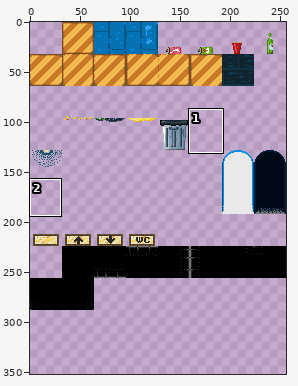
One commit to this sprite sheet: assets/sprites/basetiles.png. Above: a wide view before the commit, with the close-up outlined.
Close-up. Before the commit:
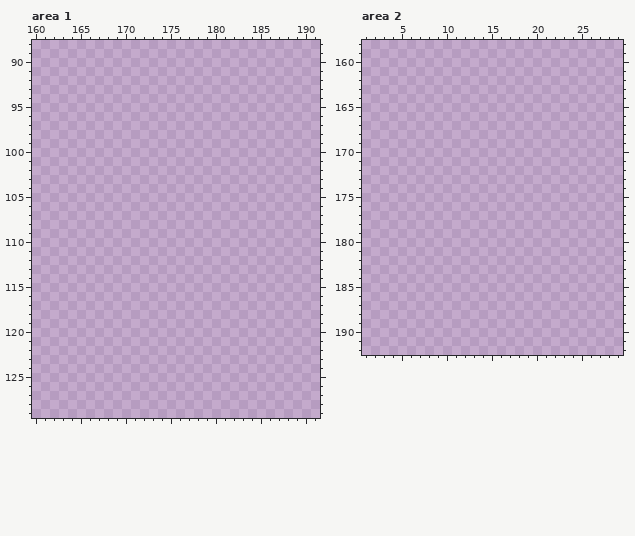
The file is 256x288 pixels. Colours within 5 levels of each other are drawn and written as one. Shown: area 1: x 160..191, y 88..129; area 2: x 1..29, y 158..192. The old version is drawn lined up with the new one, on the new canvas. The commit also changed other parts of the picture, which this record leaves out.
The same view after the edit:
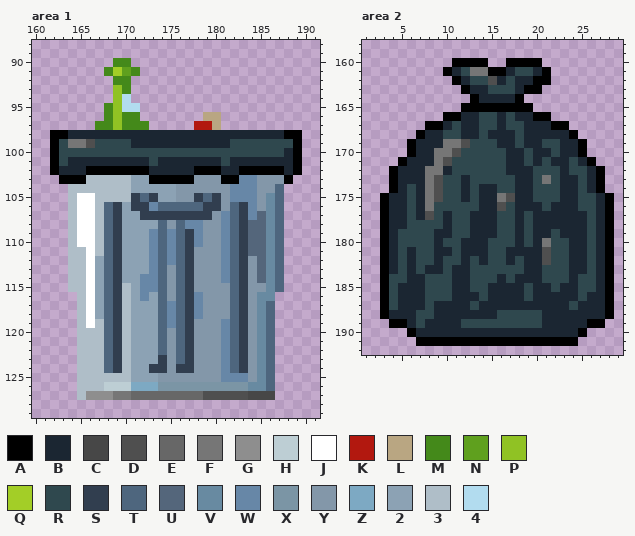
Palette (. is transparent): A #000000  B #1b2632  C #474747  D #4f4f4f  E #676767  F #767676  G #8e8e8e  H #bdced4  J #ffffff  K #b2180f  L #b9a682  M #44891a  N #5fa01e  P #90c224  Q #a3ce27  R #2f484e  S #313e4f  T #4e667e  U #54667b  V #688aa1  W #6787a7  X #7b95a5  Y #8397a9  Z #7da9c3  2 #8ca2b4  3 #afbec8  4 #b2dcef
Changes in this commit:
canvas 256x288 -> 256x352
--- area 1
@@ x 160..191 @@
  89 ................................
- 90 ................................
- 91 ................................
- 92 ................................
- 93 ................................
- 94 ................................
- 95 ................................
- 96 ................................
- 97 ................................
- 98 ................................
- 99 ................................
-100 ................................
-101 ................................
-102 ................................
-103 ................................
-104 ................................
-105 ................................
-106 ................................
-107 ................................
-108 ................................
-109 ................................
-110 ................................
-111 ................................
-112 ................................
-113 ................................
-114 ................................
-115 ................................
-116 ................................
-117 ................................
-118 ................................
-119 ................................
-120 ................................
-121 ................................
-122 ................................
-123 ................................
-124 ................................
-125 ................................
-126 ................................
-127 ................................
+ 90 .........MM.....................
+ 91 ........MQNM....................
+ 92 .........MM.....................
+ 93 .........PM.....................
+ 94 .........P4.....................
+ 95 ........MP44....................
+ 96 ........MPMM.......LL...........
+ 97 .......MMPMMM.....KKL...........
+ 98 ..AABBBBBBBBBBBBBBBBBBBBBBBBAA..
+ 99 ..ARFFDRRRRBBBBBBBBBBBRRRRRRRA..
+100 ..ARRRRRRRRRRRRRRRRRRRRRRRRRBA..
+101 ..ARBBBBBBBBBRBBBBBBBRBBBBBBBA..
+102 ..ABBBAAAAAAABBBBBAAABBAAAAABA..
+103 ...AAA3333322AAAAAYYYAAWWYYYA...
+104 ....333333322222YYYYYYWWWYYT....
+105 ....3JJ3333STS22YYSTSYWWWYVT....
+106 ....3JJ3TS2SSWTTTTTSSYTSWYVT....
+107 ....3JJ3TS22SSSSSSSSYWTSWUVT....
+108 ....3JJ3TS2222TYTWWYYWTSUUVT....
+109 ....3JJ3TS222WTWTSWYYWTSUUVT....
+110 ....3JJ3TS222WTWTSWYYWTSUUVT....
+111 ....33J3TS222WTWTSYYYWTSUUVT....
+112 ....33J2TS222WTWTSYYYWTSYUVT....
+113 ....33J2TS222WTYTSYYYWTSYUVT....
+114 ....33J2TS22WWTYTSYYYWTSYUVT....
+115 ....33J2TS32WWTYTSYYYYTSYYVT....
+116 .....3J2TS32W2TYTSWYYYTSYVV.....
+117 .....3J2TS3222TWTSWYYYTSYVT.....
+118 .....3J2TS3222TWTSWYYYTSYVT.....
+119 .....3J3TS3222TWTSYYYWTSYVT.....
+120 .....333TS3222TYTSYYYWTSYVT.....
+121 .....333TS3222TYTSYYYWTSYVT.....
+122 .....333TS3222TYTSYYYWTSYVT.....
+123 .....333TS3222SYTSYYYWTSYVT.....
+124 .....333TS322SSYSSYYYWTSYVT.....
+125 .....333333222YYYYYYYWWWYVT.....
+126 .....333HHHZZZXXXXXXXXXXVVT.....
+127 .....3GGGFFEEEEEEEEDDDDDCCC.....
 128 ................................
--- area 2
@@ x 1..29 @@
 159 .............................
-160 .............................
-161 .............................
-162 .............................
-163 .............................
-164 .............................
-165 .............................
-166 .............................
-167 .............................
-168 .............................
-169 .............................
-170 .............................
-171 .............................
-172 .............................
-173 .............................
-174 .............................
-175 .............................
-176 .............................
-177 .............................
-178 .............................
-179 .............................
-180 .............................
-181 .............................
-182 .............................
-183 .............................
-184 .............................
-185 .............................
-186 .............................
-187 .............................
-188 .............................
-189 .............................
-190 .............................
-191 .............................
+160 ..........AAAA..AAAA.........
+161 .........ABRFFAABRRBA........
+162 ..........ABRRDBRBBAA........
+163 ...........ABBRRRBAA.........
+164 ............ABBBBA...........
+165 ...........AAAAAAAA..........
+166 .........AABBRRBRBBAA........
+167 .......AABRBBRRBRRBBBAA......
+168 ......ABBRRBBRBBBRBBBBBA.....
+169 .....ABBBFFDRRRBBRBBRRBBA....
+170 .....ABBFFDRRRRRBBRBBRBBA....
+171 ....ABBBFDRRRRRRBBRBRBBRBA...
+172 ...ABBBFFBRRRRRRBBBRRRBRRBA..
+173 ...ABBBFDRRBRRRRRBBRFRBBRBA..
+174 ...ABRBFDRRBRBBRRBBRRRBBRBA..
+175 ..ABBRBFDRRBRBBFDBBRRRBBRRBA.
+176 ..ABBRBFRRRRRBBDRBBBRBBBRRBA.
+177 ..ABBRBDRBRRBBBRRBRBBBBBBRBA.
+178 ..ABBRRRRBRRBBBRRBRBBBBBBRBA.
+179 ..ABRRRRBBRRBBBRRBRBBRBBBRBA.
+180 ..ABRRRRBRRBBBRRRBRBFRRBBRBA.
+181 ..ABRBRRBBRBBBRRBBBBDRRBBRBA.
+182 ..ABRBRRBRRBRBRRBRBBDRRBBRBA.
+183 ..ABRBRBBRBBRRRRRRBBRRRBBRBA.
+184 ..ARRBBRRRBBRRRBRBBBRRRBRRBA.
+185 ..ARBBBRRRBBRRBBBBRBBRBBRRBA.
+186 ..ARBBBRRRBBBRBBBBRBBBBBRBBA.
+187 ..ARBBBRBBBBRBBBBBBBBBBRBBBA.
+188 ..ABBBRRBBBBBBBRRRRRBBBBBBBA.
+189 ...AABRBBBBRRRRRRRRRBBBBBAA..
+190 .....ABBBBBBBBBBBBBBBBBBA....
+191 ......AAAAAAAAAAAAAAAAAA.....
 192 .............................
Changed places in both close-ups, as pixel boxes (x1, y1, x2, y2):
added: (50, 58, 302, 400)
added: (380, 58, 614, 346)
